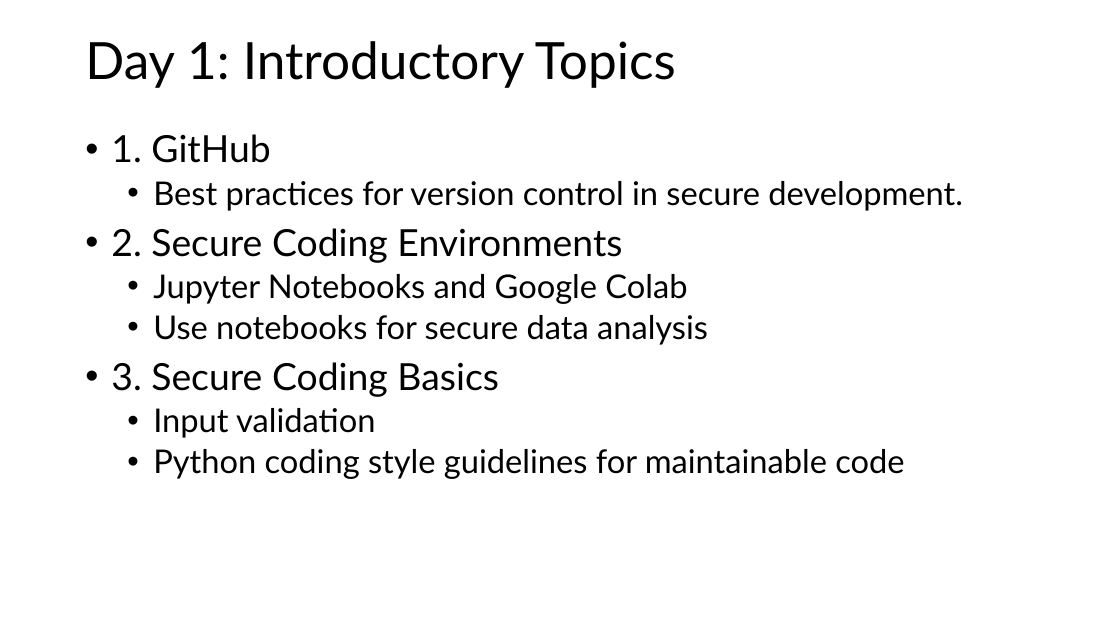
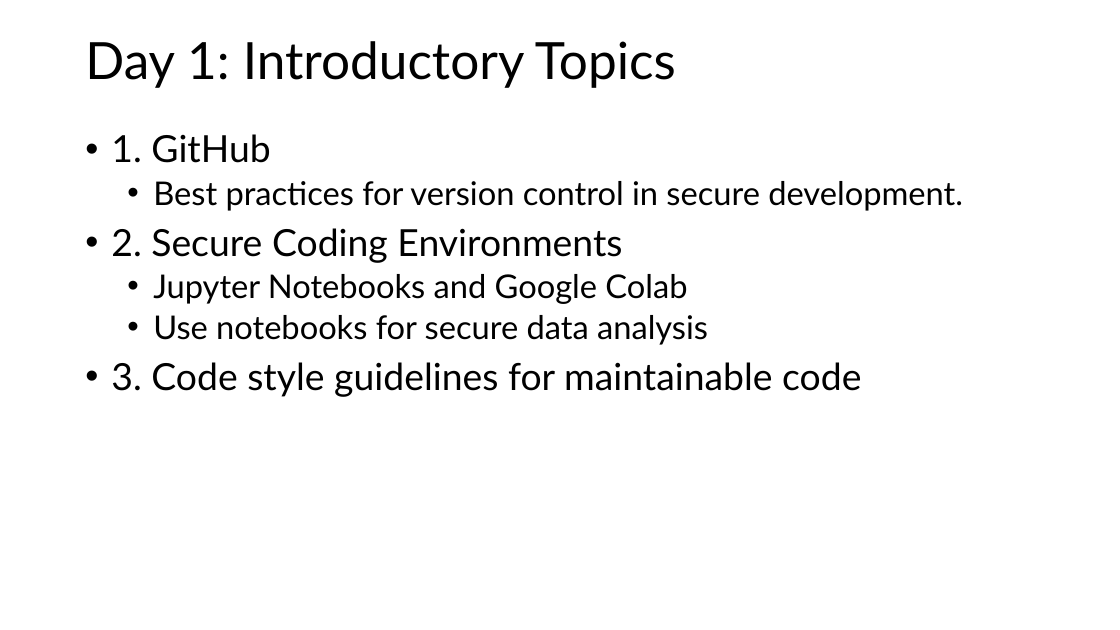
Before and after one commit to FSCJ-FacultyDev/SWC-Columbus-2025, a slide deck: slide 2 of Slides.pptx. Drawn at 1120x630 pixels with LibreOffice and Linux fonts; fonts in the diff are those of the drawing. Boxes give left, top, right and bottom in pixels: in the first picture for what was removed or moved away, otherwise in the second. Text is boxed around its words. In the diff, an @@ line names an element or a change of style, - is before the commit and + after.

```diff
--- a/Slides.pptx
+++ b/Slides.pptx
@@ text at (111,362,861,397): text changed; size 28 to 32 pt @@
-• 3. Secure Coding Basics
-  • Input validation
-  • Python coding style guidelines for maintainable code
+• 3. Code style guidelines for maintainable code
```
Also in this commit, not shown: 1 other slide changed, 2 other files.
